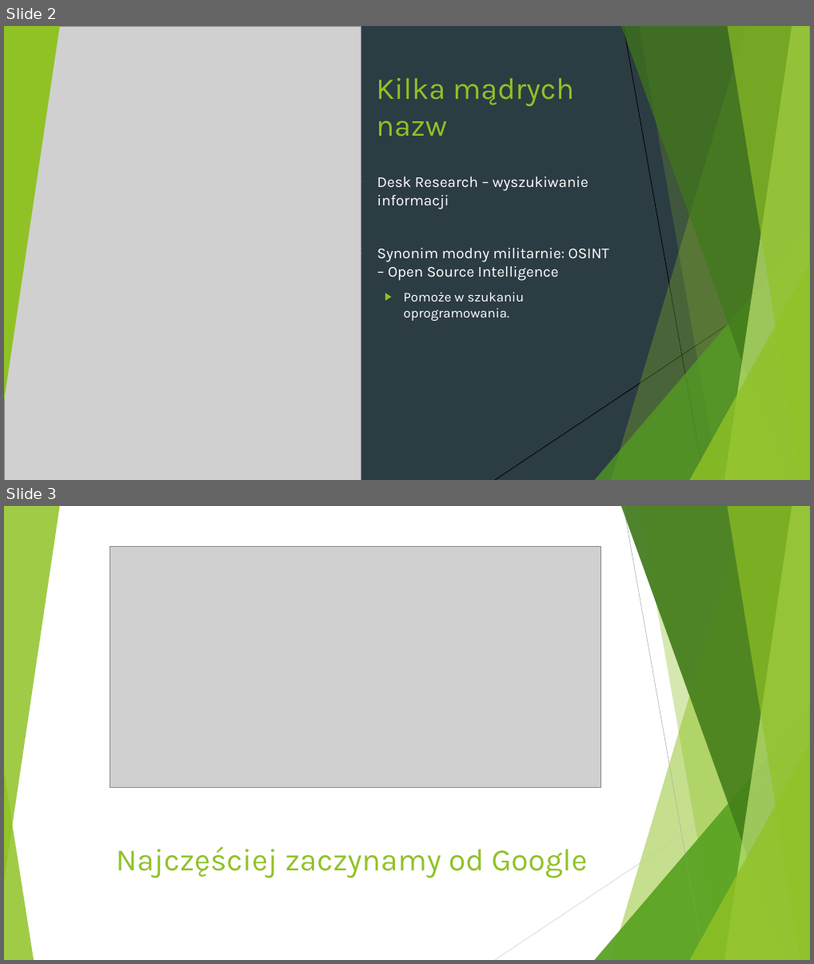
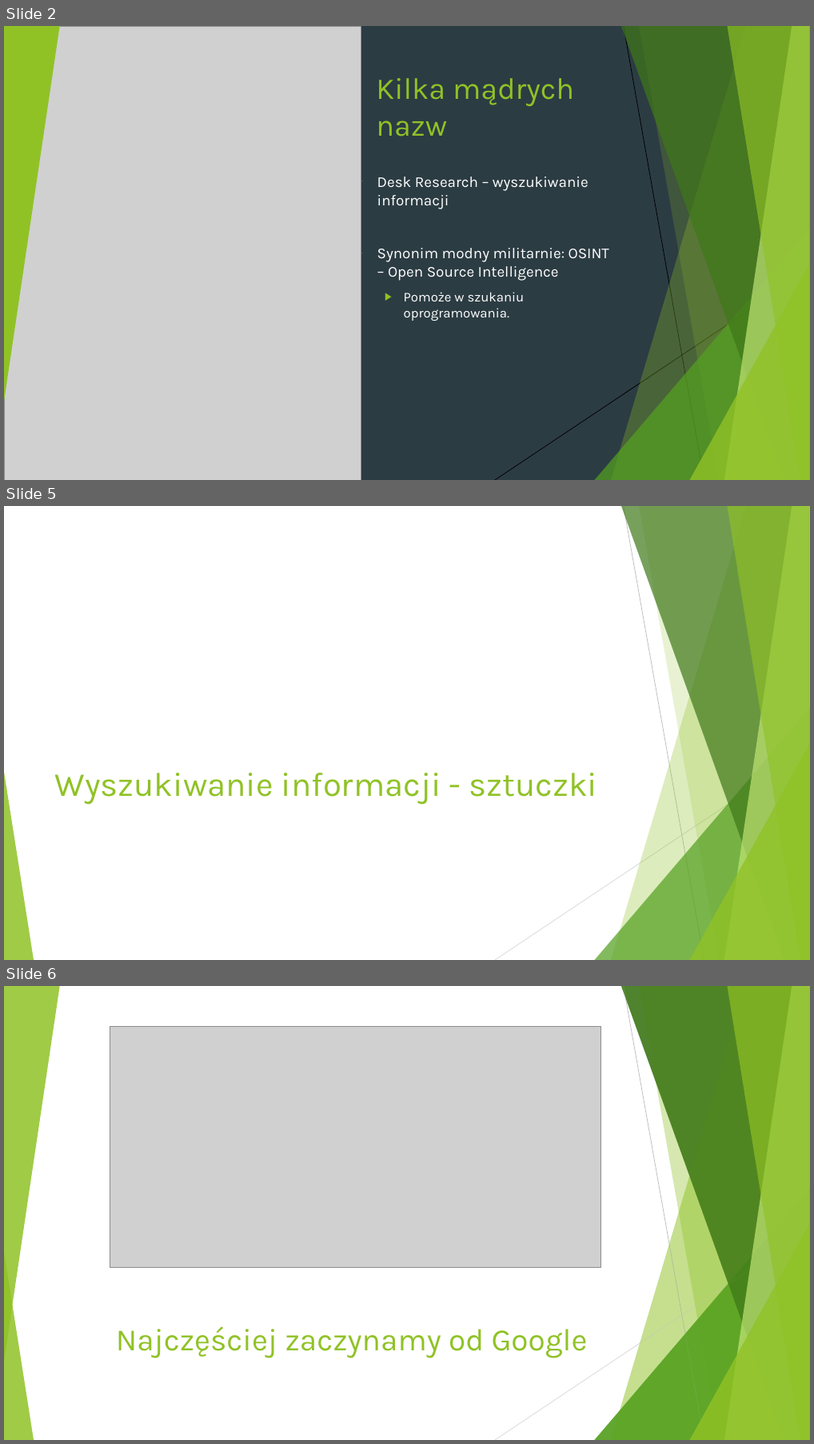
Before and after one commit to jakubrybacki/MBI, a slide deck: Zajecia 3 - Przygotowanie badania/DeskResearch.pptx. Shown one above the other, each under a label of ours: slides 2 and 3 before the commit, slides 2, 5 and 6 after it; the slides between them are not shown. The pictures are 814x964 and 814x1444 pixels, drawn with LibreOffice and Linux fonts; fonts in the diff are those of the drawing; grey boxes stand for pictures. Boxes give left, top, right and bottom in pixels: in the first picture for what was removed or moved away, otherwise in the second. Text is boxed around its words. In the diff, an @@ line names an element or a change of style, - is before the commit and + after.

```diff
--- a/Zajecia 3 - Przygotowanie badania/DeskResearch.pptx
+++ b/Zajecia 3 - Przygotowanie badania/DeskResearch.pptx
@@ slide 5 added at (4,506,810,960), background #FFFFFF; not listed: 8 template elements that a slide beside it also shows @@
@@ line added from (624, 506) to (705, 960), #BFBFBF 0.75 pt @@
@@ line added from (810, 750) to (495, 960), #D9D9D9 0.75 pt @@
@@ title added at (55,772,598,804), 40 pt, text #90C226 @@
+Wyszukiwanie informacji - sztuczki
@@ what was slide 3 is now slide 6 @@
```
Also in this commit, not shown: 2 slides changed, 4 other slides added.
